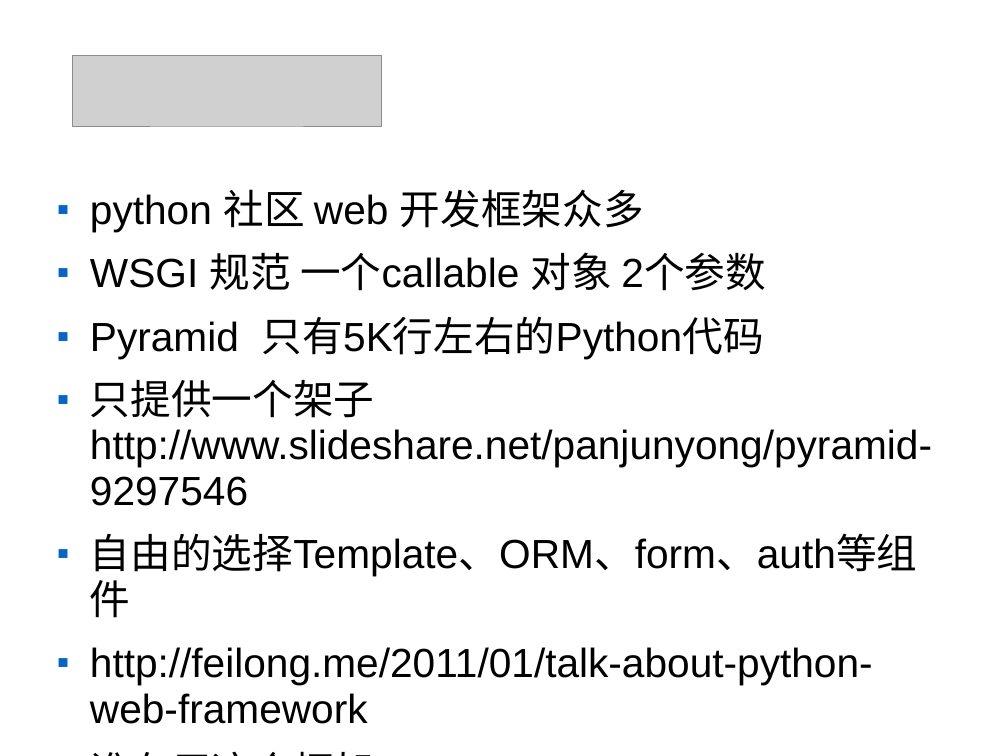
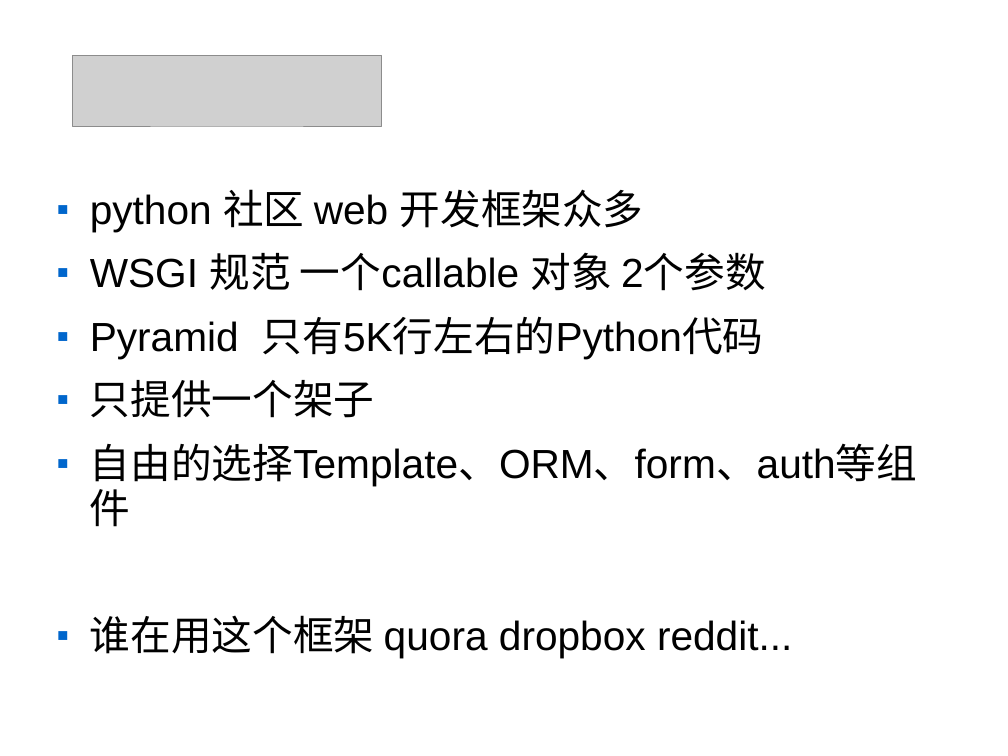
Before and after one commit to hqman/sz_agile, a slide deck: slide 5 of 网站技术架构.ppt. Drawn at 1008x756 pixels with LibreOffice and Linux fonts; fonts in the diff are those of the drawing; grey boxes stand for pictures; background and template pictures are left out. Boxes give left, top, right and bottom in pixels: in the first picture for what was removed or moved away, otherwise in the second. Text is boxed around its words. In the diff, an @@ line names an element or a change of style, - is before the commit and + after.

Commit message:
update

```diff
--- a/网站技术架构.ppt
+++ b/网站技术架构.ppt
@@ text at <box>90,380,375,418</box>: text changed @@
-■ 只提供一个架子 http://www.slideshare.net/panjunyong/pyramid-9297546
+■ 只提供一个架子
@@ text at <box>90,647,873,724</box>: paragraph removed @@
-■ http://feilong.me/2011/01/talk-about-python-web-framework
```
Also in this commit, not shown: 9 other slides changed, 1 slide added.
